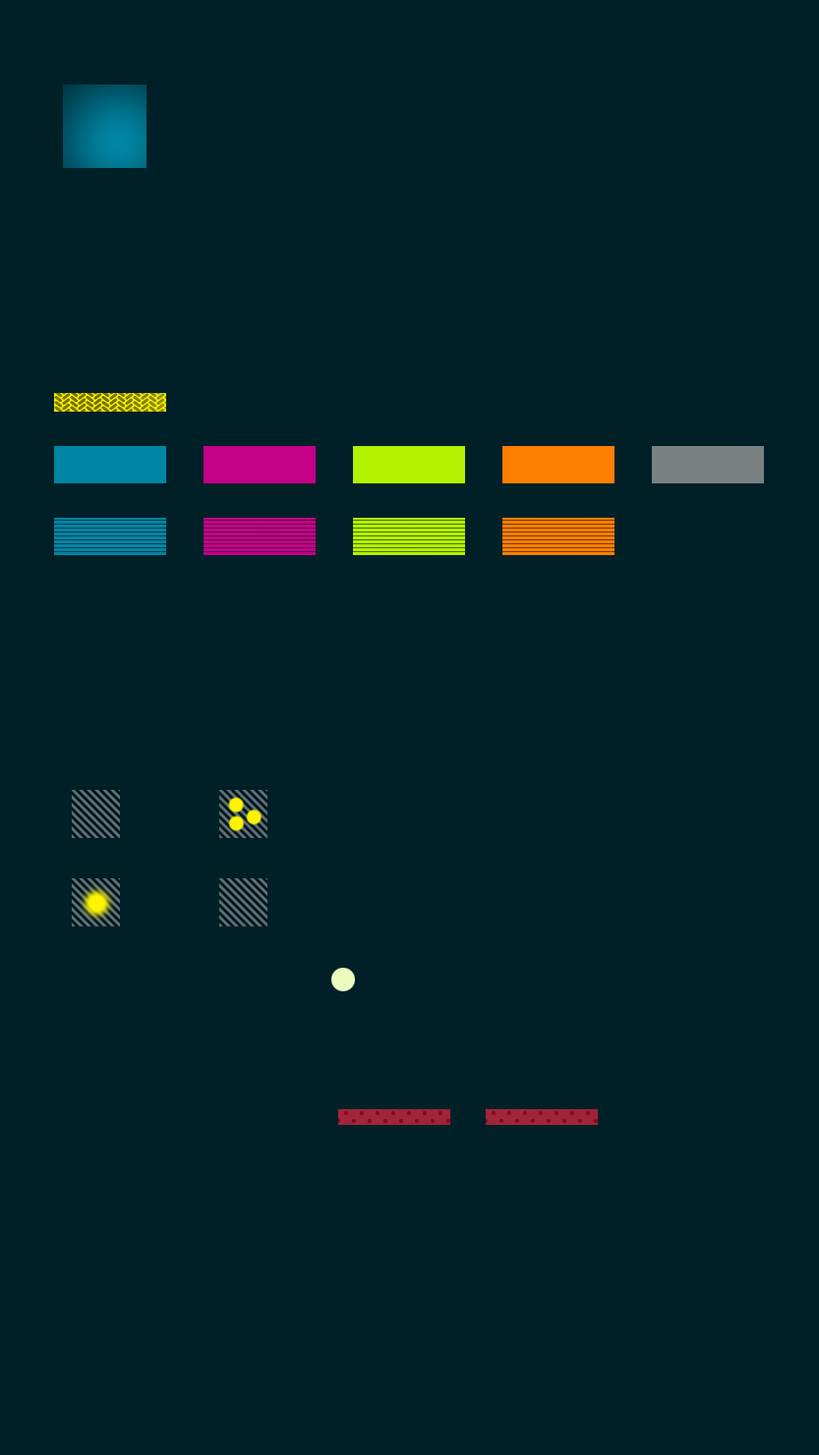
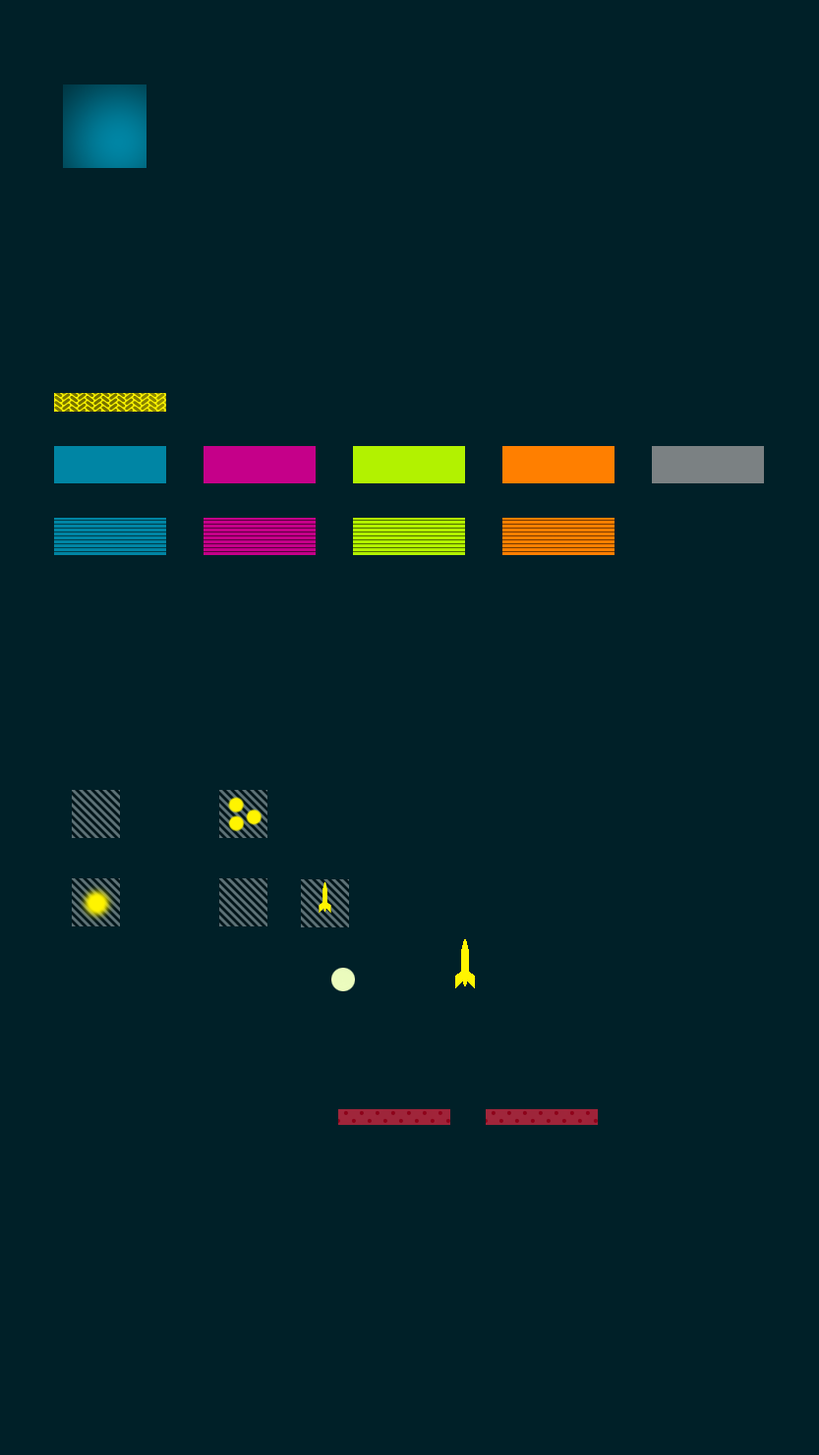
Revision of a layered 819×1455 image; what changed, layer by layer:
added layer "Rocket" (1st of 2) above "Bullet" over (x1=454, y1=938, x2=476, y2=990)
added group "RocketsPowerup" with 4 layers above "BulletsPowerup" over (x1=300, y1=879, x2=349, y2=928)
added layer "Rocket" (2nd of 2, in "RocketsPowerup") in group "RocketsPowerup" over (x1=318, y1=881, x2=333, y2=914)
added layer "PowerupBackgroundFill copy" (1st of 2, in "RocketsPowerup") in group "RocketsPowerup" over (x1=300, y1=879, x2=349, y2=928)
